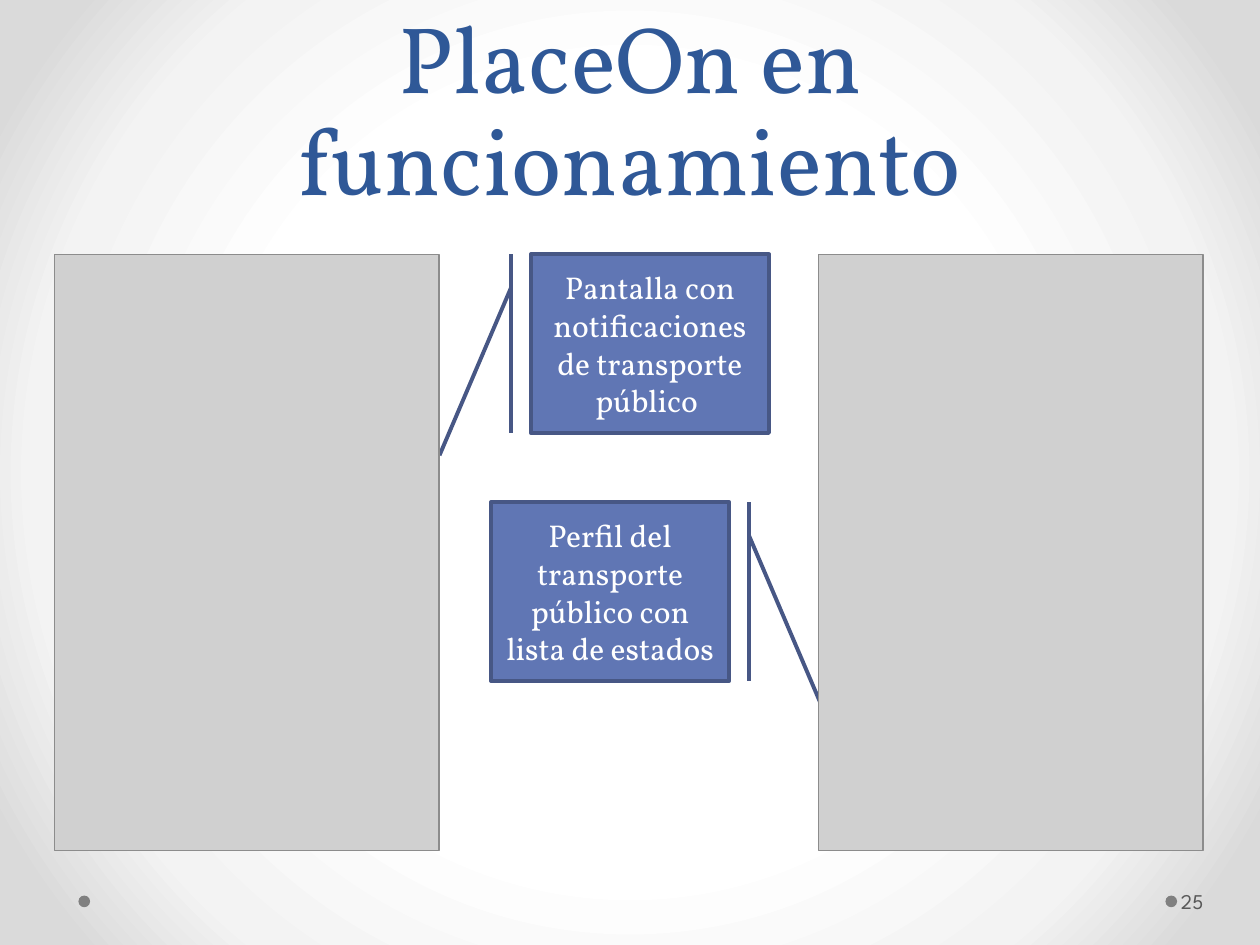
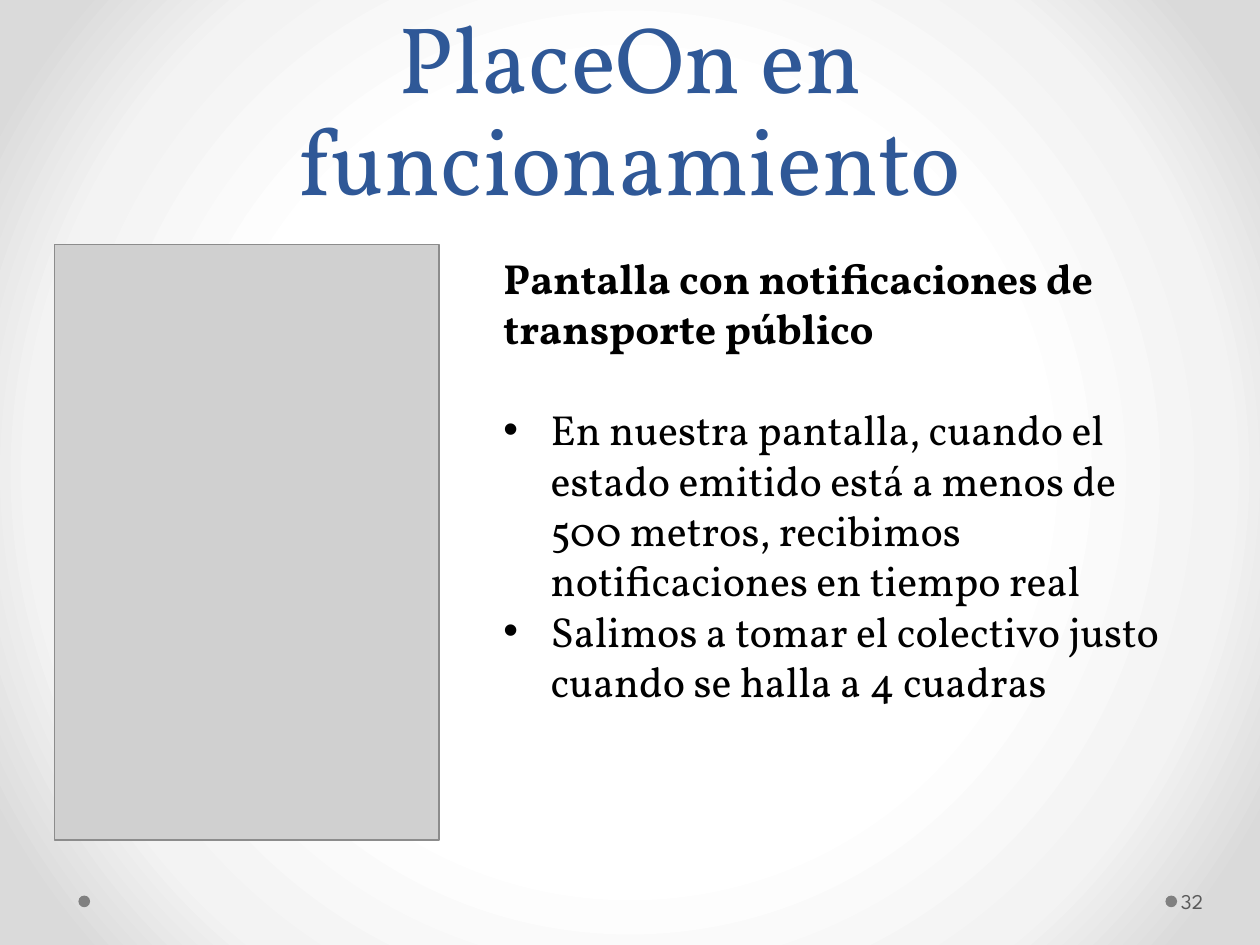
Before and after one commit to ygd182/placeon, a slide deck: slide 32 of Informes/PlaceOn.pptx (slide 25 before the commit). Drawn at 1260x945 pixels with LibreOffice and Linux fonts; fonts in the diff are those of the drawing; grey boxes stand for pictures. Boxes give left, top, right and bottom in pixels: in the first picture for what was removed or moved away, otherwise in the second. Text is boxed around its words. In the diff, an @@ line names an element or a change of style, - is before the commit and + after.

```diff
--- a/Informes/PlaceOn.pptx
+++ b/Informes/PlaceOn.pptx
@@ picture: place and size @@
-picture at (54, 255, 438, 850)
+picture at (54, 244, 438, 840)
@@ text added at (503, 264, 1159, 704), 24 pt, text #000000 @@
+Pantalla con notificaciones de transporte público
+• En nuestra pantalla, cuando el estado emitido está a menos de 500 metros, recibimos notificaciones en tiempo real
+• Salimos a tomar el colectivo justo cuando se halla a 4 cuadras
@@ accent border callout removed at (530, 255, 769, 433) @@
-Pantalla con notificaciones de transporte público
@@ picture removed at (819, 255, 1203, 850) @@
@@ accent border callout removed at (491, 503, 730, 682) @@
-Perfil del transporte público con lista de estados
@@ page number at (1181, 895, 1203, 909): text changed @@
-25
+32
```
Also in this commit, not shown: 8 other slides changed, 7 slides added.
